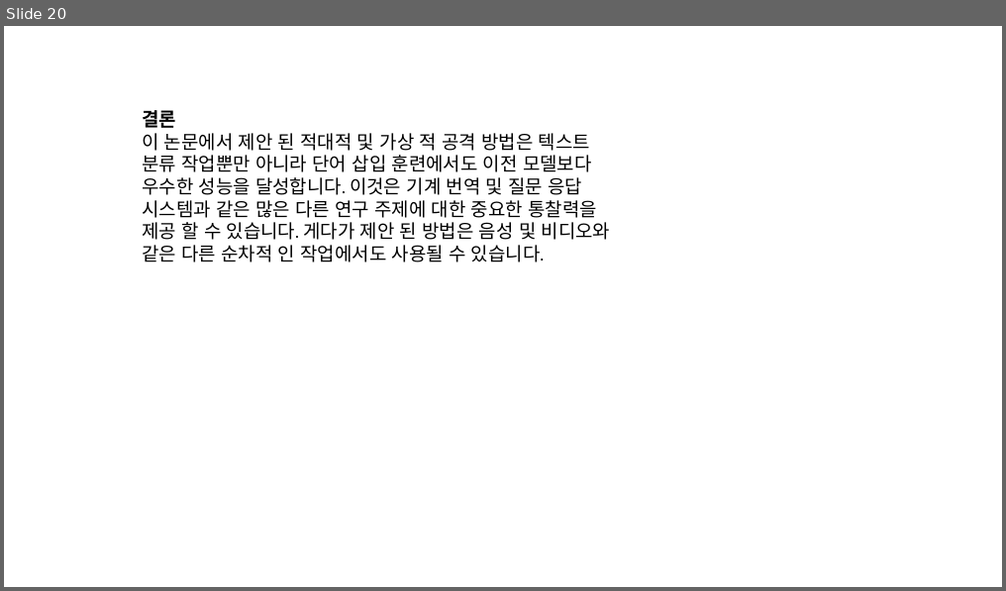
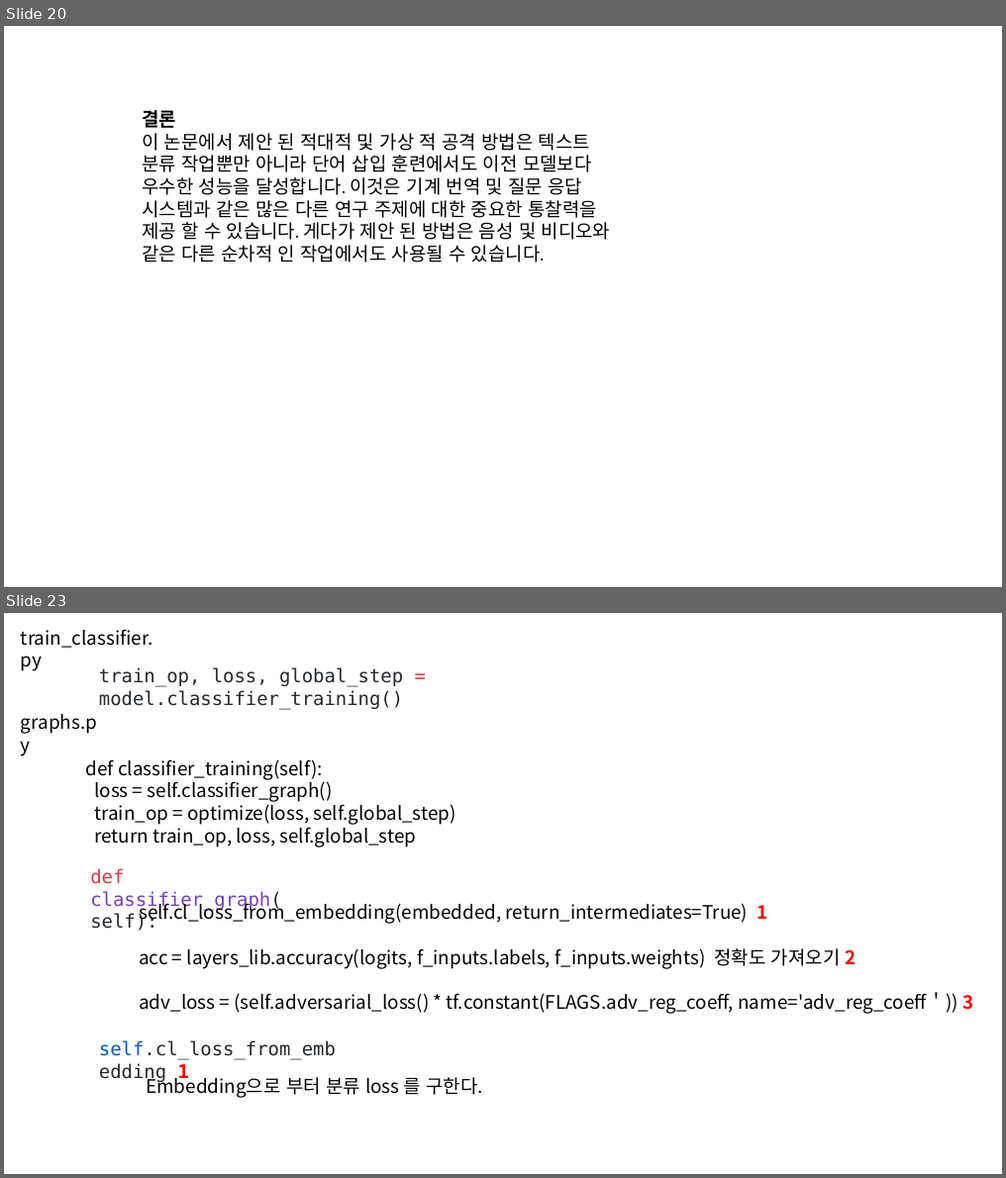
Before and after one commit to modudeepnlp/code_implementation, a slide deck: resources/slide/Adversarial Training Methods For Semi-Supervised Text Classification_20190311_ChangWookJun.pptx. Shown one above the other, each under a label of ours: slide 20 before the commit, slides 20 and 23 after it; the slides between them are not shown. The pictures are 1006x591 and 1006x1178 pixels, drawn with LibreOffice and Linux fonts; fonts in the diff are those of the drawing. Boxes give left, top, right and bottom in pixels: in the first picture for what was removed or moved away, otherwise in the second. Text is boxed around its words. In the diff, an @@ line names an element or a change of style, - is before the commit and + after.

```diff
--- a/resources/slide/Adversarial Training Methods For Semi-Supervised Text Classification_20190311_ChangWookJun.pptx
+++ b/resources/slide/Adversarial Training Methods For Semi-Supervised Text Classification_20190311_ChangWookJun.pptx
@@ slide 23 added at [4, 613, 1002, 1174], background #FFFFFF @@
@@ text added at [21, 629, 153, 671], 18 pt, text #000000 @@
+train_classifier.py
@@ text added at [99, 667, 403, 710], 18 pt, text #24292E @@
+train_op, loss, global_step = model.classifier_training()
@@ text added at [21, 714, 97, 734], 18 pt, text #000000 @@
+graphs.py
@@ text added at [86, 760, 456, 848], 18 pt, text #000000 @@
+def classifier_training(self):
+loss = self.classifier_graph()
+train_op = optimize(loss, self.global_step)
+return train_op, loss, self.global_step
@@ text added at [90, 868, 281, 931], 18 pt, text #6F42C1 @@
+def classifier_graph(self):
@@ text added at [139, 900, 501, 1083], 18 pt, text #24292E @@
+self.cl_loss_from_embedding 1
@@ text added at [139, 900, 973, 1014], 18 pt, text #000000 @@
+self.cl_loss_from_embedding(embedded, return_intermediates=True) 1
+acc = layers_lib.accuracy(logits, f_inputs.labels, f_inputs.weights) 정확도 가져오기 2
+adv_loss = (self.adversarial_loss() * tf.constant(FLAGS.adv_reg_coeff, name='adv_reg_coeff＇)) 3
@@ text added at [146, 1074, 483, 1098], 18 pt, text #000000 @@
+Embedding으로 부터 분류 loss 를 구한다.
```
Also in this commit, not shown: 10 slides changed, 6 other slides added.
